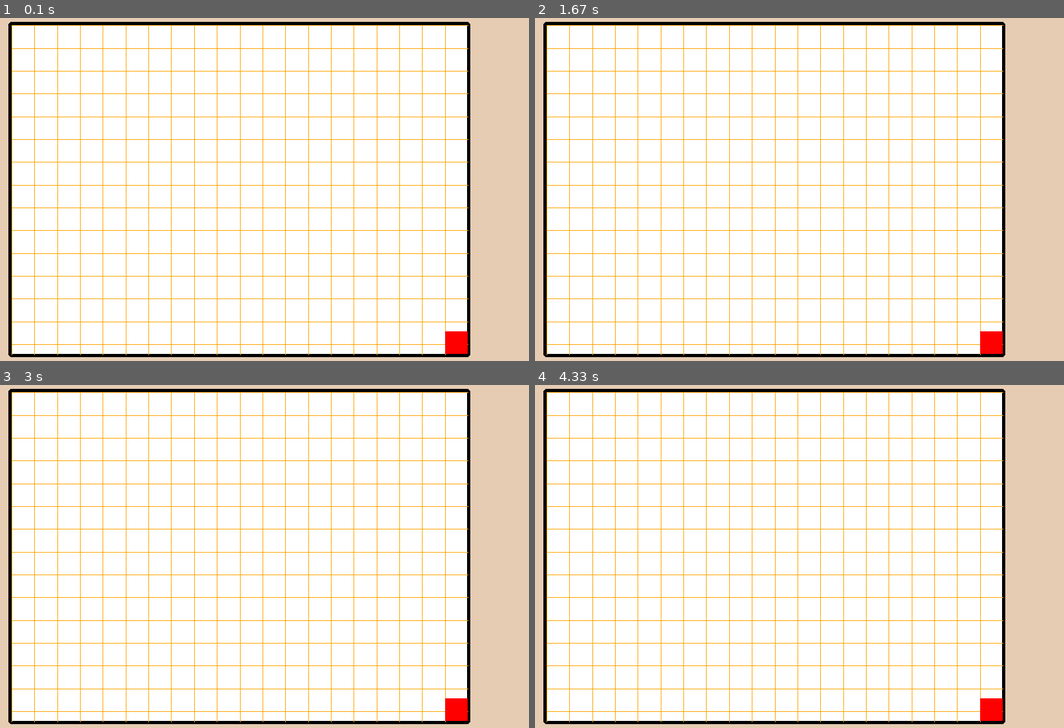
Above: before the commit, frames 1-4 (two rows, left to right).
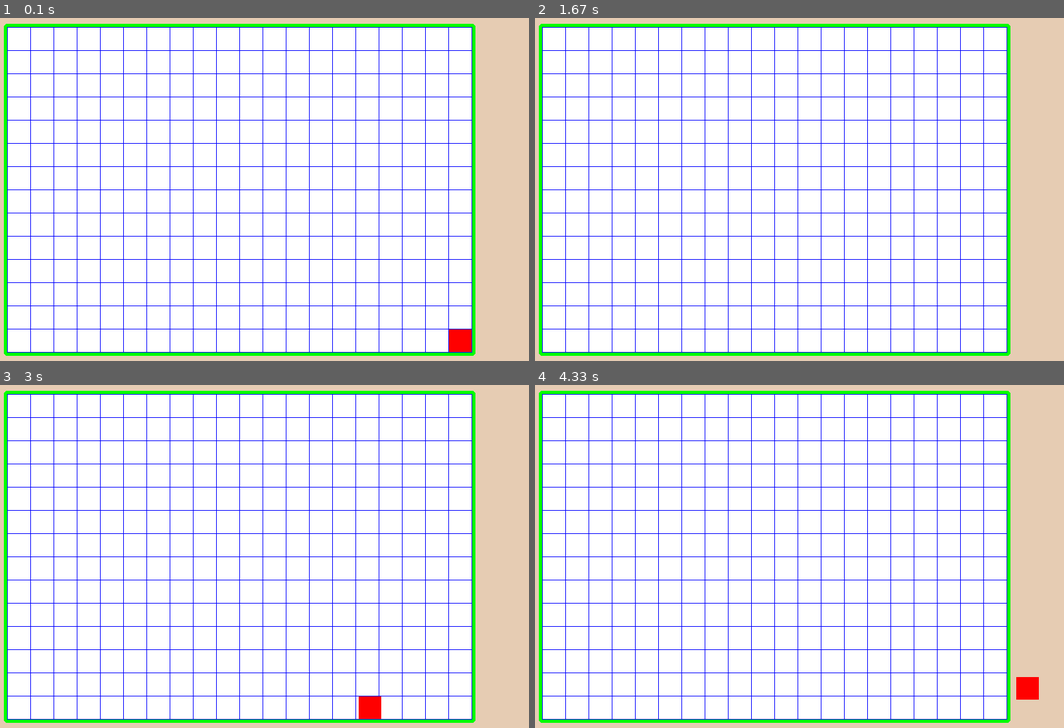
Above: after the commit, the same moments.

Repository: YoniPony1/occupy-game
Game: pygame game, started from game.py
Same seed, same stepped clock (60 frames per second), same inputs: the game is played once before the commit and once after it.
Inputs:
- Up to frame 1 (0.1 s): no input
- Up to frame 2 (1.67 s): hold Right 0.33-0.8 s; hold Up 0.83-1.13 s
- Up to frame 3 (3 s): hold Left 1.67-2.2 s; hold Down 2.23-2.53 s; hold Left 2.57-2.97 s
- Up to frame 4 (4.33 s): hold Up 3-3.37 s; hold Right 3.4-4.03 s; hold Down from 4.07 s (still down)

The runs differ from the first frame. In frame 1, 14% of the frame differs, in the area x 0-90%, y 1-99%; in frame 2, 14%; in frame 3, 15%; in frame 4, 15%, in the area x 0-96%, y 1-99%.

Commit message:
Update game.py

Diff:
--- a/game.py
+++ b/game.py
@@ -11,34 +11,46 @@
 window = pygame.display.set_mode((window_width, window_height))
 
 
+def draw_rect():
+    pygame.draw.rect(window, "red", rect)
+
+
 # draw ui
-def draw():
+def ui():
     pygame.Surface.fill(window, "#e6ccb3")
-    # outline
-    outline_width = 0.8*window_width
-    outline_height = 0.85*window_height
-    outline_pos = ((window_width-outline_width)/2, (window_height-outline_height)/2)
-    outline = pygame.Rect(outline_pos[0], outline_pos[1], outline_width, outline_height)
-    outline_thick = 5
-    pygame.draw.rect(window, "black", outline, outline_thick, 5)
+
     # inside
-    inside_x, inside_y = outline_pos[0]+outline_thick, outline_pos[1]+outline_thick
-    inside_width = outline_width-2*outline_thick
-    inside_height = outline_height-2*outline_thick
+    inside_width = round(0.8*window_width/20)*20  # make sure it's divided by 20
+    inside_height = 0.7*inside_width
+    inside_x, inside_y = (window_width-inside_width)/2, (window_height-inside_height)/2
     inside = pygame.Rect(inside_x, inside_y, inside_width, inside_height)
     pygame.draw.rect(window, "white", inside)
-    inside_x_end, inside_y_end = inside_x+inside_width, inside_y+inside_height
+    inside_x_end, inside_y_end = inside_x+inside_width-1, inside_y+inside_height-1
+
+    # outline
+    outline_thick = 5
+    outline_width = inside_width+outline_thick*2+1
+    outline_height = inside_height+outline_thick*2+1
+    outline_pos = (inside_x-1-outline_thick, inside_y-1-outline_thick)
+    outline = pygame.Rect(outline_pos[0], outline_pos[1], outline_width, outline_height)
+    pygame.draw.rect(window, "green", outline, outline_thick, 5)
+
     # guide lines
+    color = "blue"
     gap = inside_width/20
-    for i in range(20):
-        pygame.draw.line(window, "orange", (inside_x+gap*i, inside_y), (inside_x+gap*i, inside_y_end))
-    for j in range(int(inside_height/gap)+1):
-        pygame.draw.line(window, "orange", (inside_x, inside_y+gap*j), (inside_x_end, inside_y+gap*j))
+    # vertical lines
+    for i in range(1, 21):
+        pygame.draw.line(window, color, (inside_x-1+gap*i, inside_y), (inside_x-1+gap*i, inside_y_end))
+    # horizontal lines
+    for j in range(1, 15):
+        pygame.draw.line(window, color, (inside_x, inside_y-1+gap*j), (inside_x_end, inside_y-1+gap*j))
+    pygame.draw.line(window, color, (inside_x-1, inside_y-1), (inside_x_end, inside_y-1))
+    pygame.draw.line(window, color, (inside_x-1, inside_y-1), (inside_x-1, inside_y_end))
+
     # rect
-    rect = pygame.Rect(inside_x_end-gap, inside_y_end-gap, gap, gap)
-    pygame.draw.rect(window, "red", rect)
+    rect = pygame.Rect(inside_x_end-gap+1, inside_y_end-gap+1, gap-1, gap-1)
 
-    pygame.display.update()
+    return rect
 
 
 def level_1():
@@ -49,11 +61,25 @@
 def main():
     run = True
     while run:
-        draw()
+
+        ui()
+        draw_rect()
+        pygame.display.update()
+
+        keys = pygame.key.get_pressed()
+        if keys[pygame.K_LEFT]:
+            rect.x -= 5
+        if keys[pygame.K_RIGHT]:
+            rect.x += 5
+        if keys[pygame.K_UP]:
+            rect.y -= 5
+        if keys[pygame.K_DOWN]:
+            rect.y += 5
 
         for event in pygame.event.get():
             if event.type == pygame.QUIT:
                 run = False
 
 
+rect = ui()
 main()
